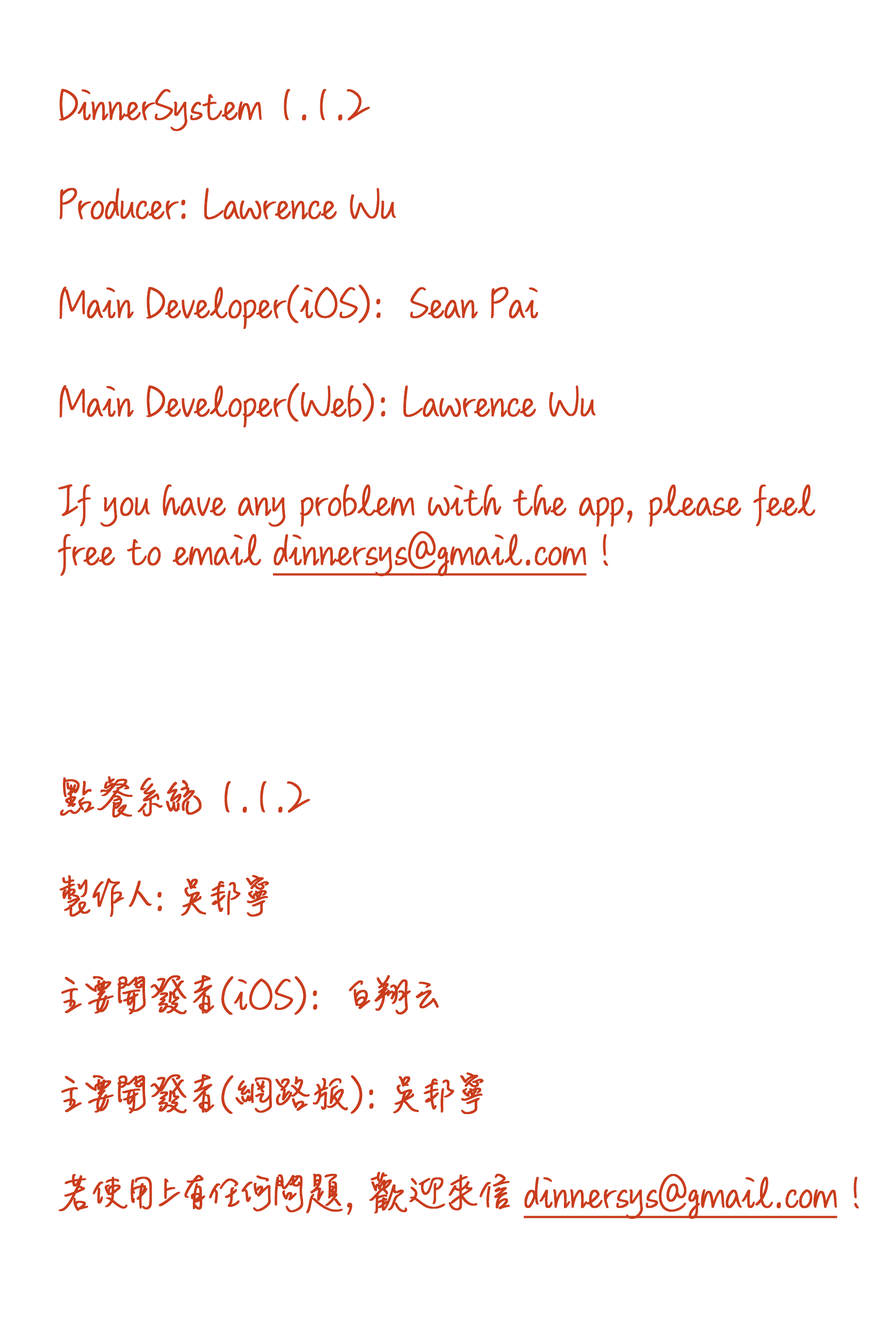
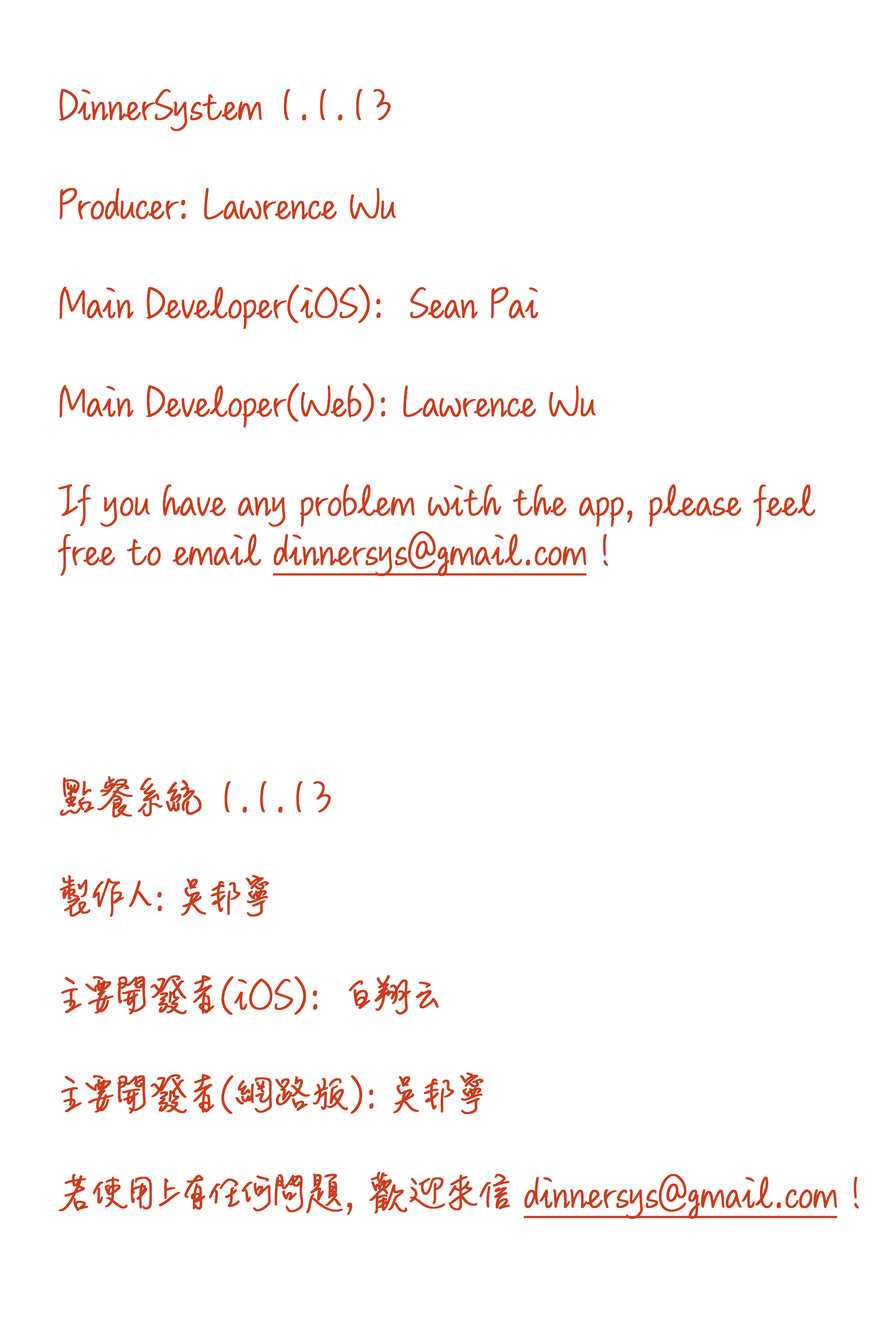
Comparing the layer stacks of the two 890x1339 images. Changes:
renamed "DinnerSystem 1.1.2 Producer: Lawrence Wu Main Developer(iOS):" to "DinnerSystem 1.1.13 Producer: Lawrence Wu Main Developer(iOS)", painted on it over (286, 88, 391, 813)
